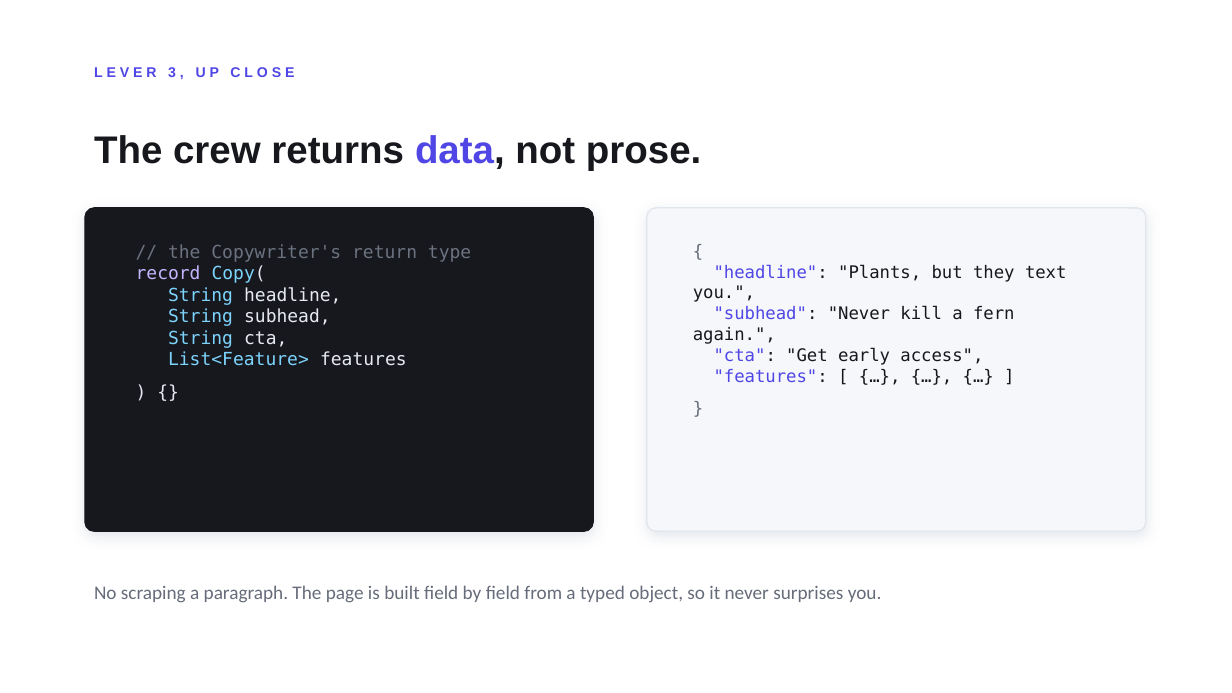
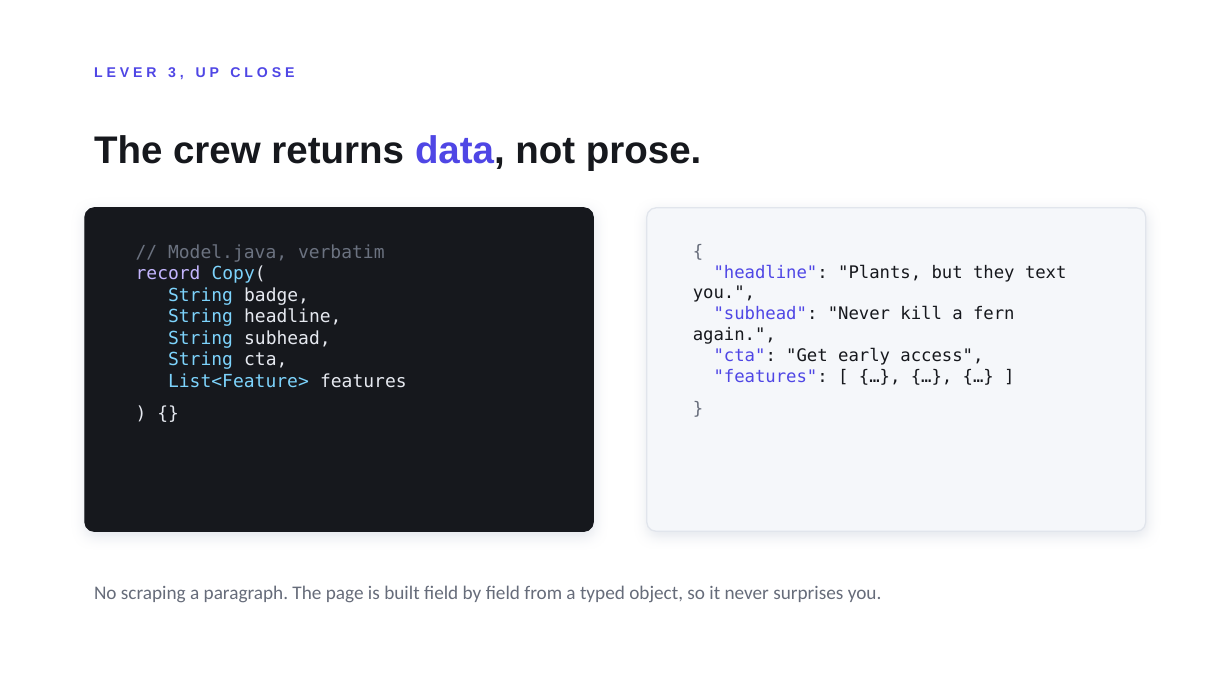
Before and after one commit to Nevvyboi/OnePromptManyWorkers, a slide deck: slide 25 of slides/One-Prompt-Many-Workers-Light.pptx. Drawn at 1232x693 pixels with LibreOffice and Linux fonts; fonts in the diff are those of the drawing. Boxes give left, top, right and bottom in pixels: in the first picture for what was removed or moved away, otherwise in the second. Text is boxed around its words. In the diff, an @@ line names an element or a change of style, - is before the commit and + after.

```diff
--- a/slides/One-Prompt-Many-Workers-Light.pptx
+++ b/slides/One-Prompt-Many-Workers-Light.pptx
@@ text at (136, 244, 407, 388): text changed @@
-// the Copywriter's return type
-record Copy(
-String headline,
-String subhead,
-String cta,
-List<Feature> features
-) {}
+// Model.java, verbatim
+record Copy(
+String badge,
+String headline,
+String subhead,
+String cta,
+List<Feature> features
+) {}
```
Also in this commit, not shown: 1 other slide changed, 1 slide added, 1 slide removed, 1 other file.
